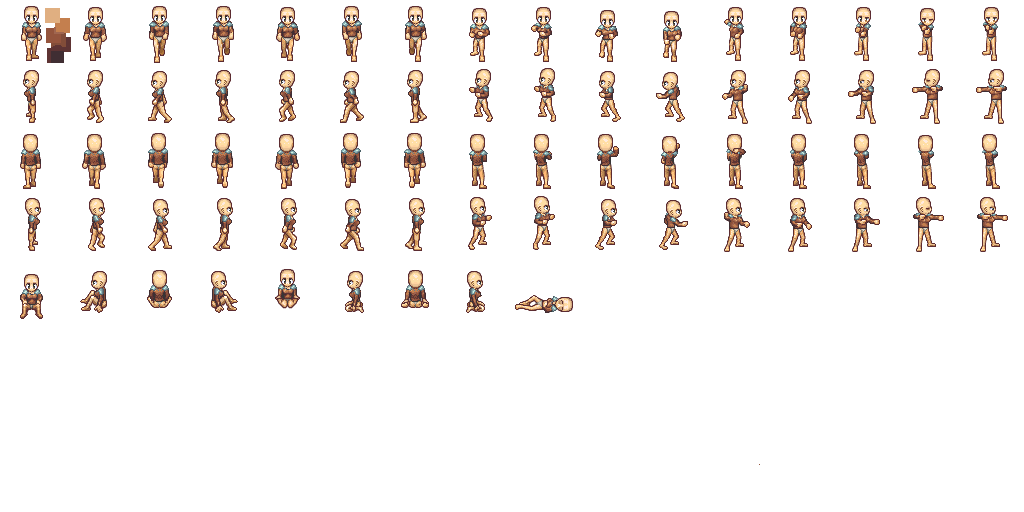
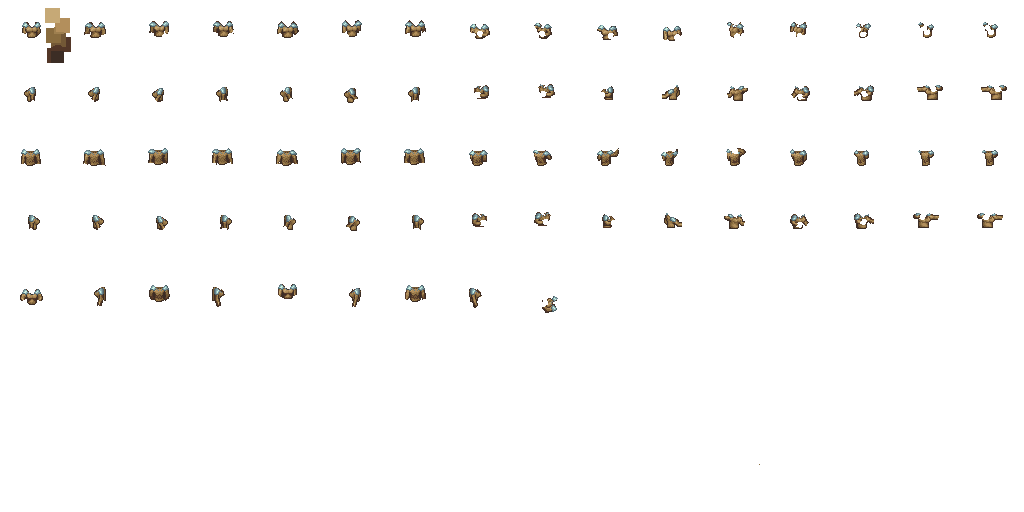
Two versions of the same layered image (1024 × 512). Layer-by-layer changes:
renamed "Pasted Layer #1" to "Armor palette", hid it over <box>45,8,71,63</box>
hid "Armor sprite", painted on it over <box>20,20,1007,465</box>
added layer "Base palette" above "Base sprite" over <box>45,8,71,63</box>
showed "Base sprite", painted on it over <box>20,8,1007,465</box>
hid "Human" over <box>20,6,1008,319</box>
